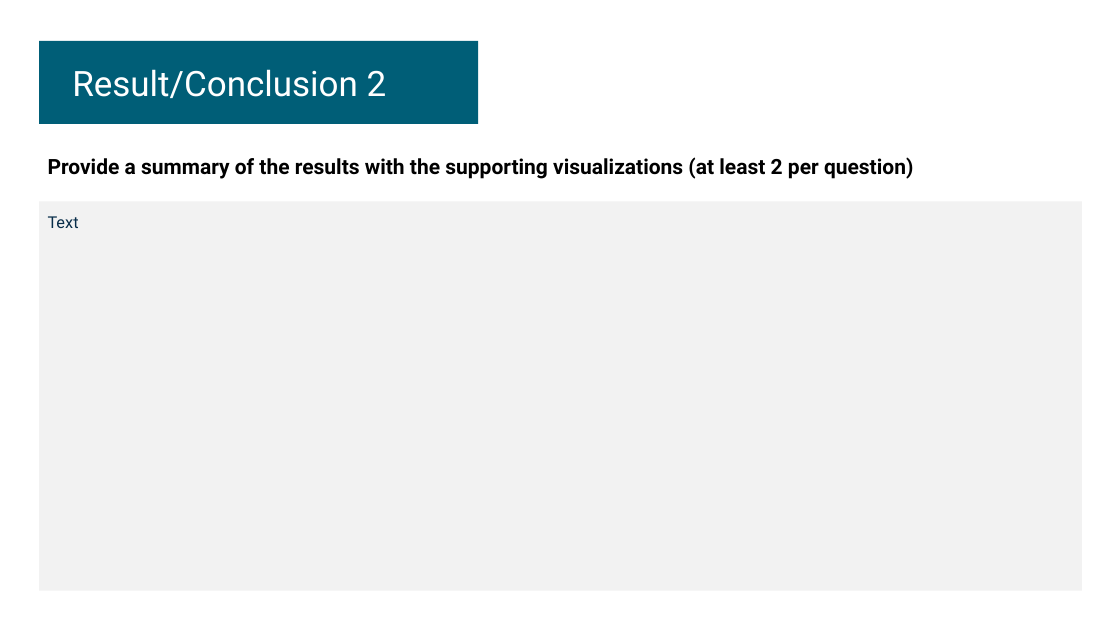
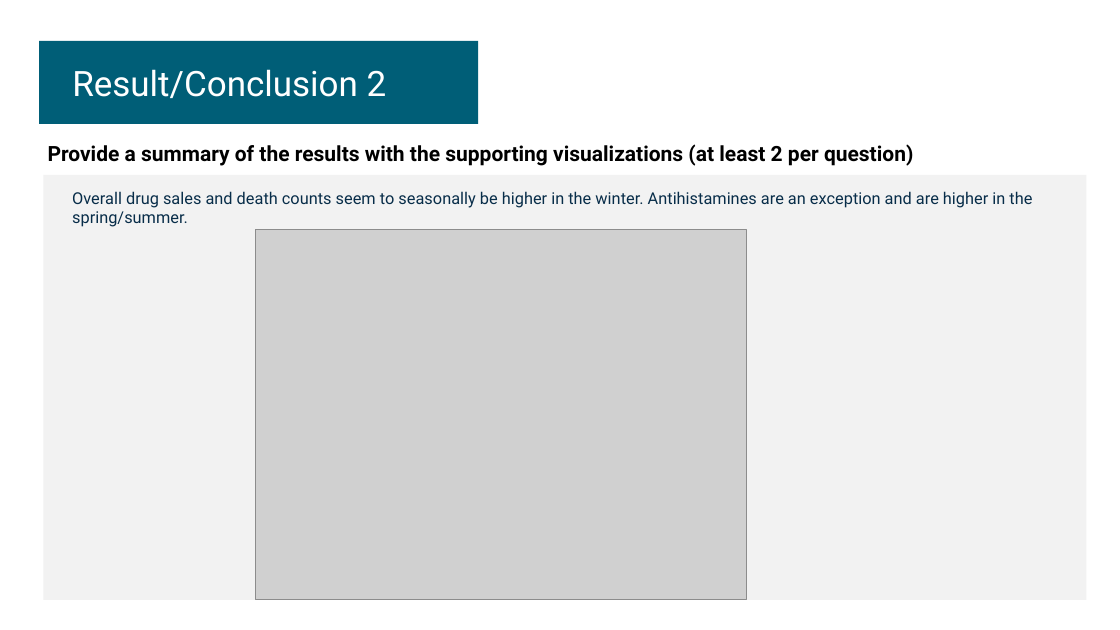
Before and after one commit to Birdfeathers/Project1--Healthcare_Devices, a slide deck: slide 8 of AI_Bootcamp_Project_1_Template - DRAFT FOR REVIEW 10.17.24.pptx (slide 7 before the commit). Drawn at 1120x630 pixels with LibreOffice and Linux fonts; fonts in the diff are those of the drawing; grey boxes stand for pictures. Boxes give left, top, right and bottom in pixels: in the first picture for what was removed or moved away, otherwise in the second. Text is boxed around its words. In the diff, an @@ line names an element or a change of style, - is before the commit and + after.

```diff
--- a/AI_Bootcamp_Project_1_Template - DRAFT FOR REVIEW 10.17.24.pptx
+++ b/AI_Bootcamp_Project_1_Template - DRAFT FOR REVIEW 10.17.24.pptx
@@ text "Provide a summary of the ...": place and size @@
-text "Provide a summary of the ..." at [48, 157, 913, 179]
+text "Provide a summary of the ..." at [48, 144, 913, 166]
@@ rectangle: place and size @@
-rectangle at [39, 202, 1083, 591]
+rectangle at [44, 175, 1087, 600]
@@ text added at [72, 191, 1032, 227], 14 pt, text #082D49 @@
+Overall drug sales and death counts seem to seasonally be higher in the winter. Antihistamines are an exception and are higher in the spring/summer.
@@ text removed at [48, 216, 79, 228] @@
-Text
@@ picture added at [255, 229, 746, 600] @@
```
Also in this commit, not shown: 8 other slides changed, 4 slides added, 2 slides removed, 1 other file.
